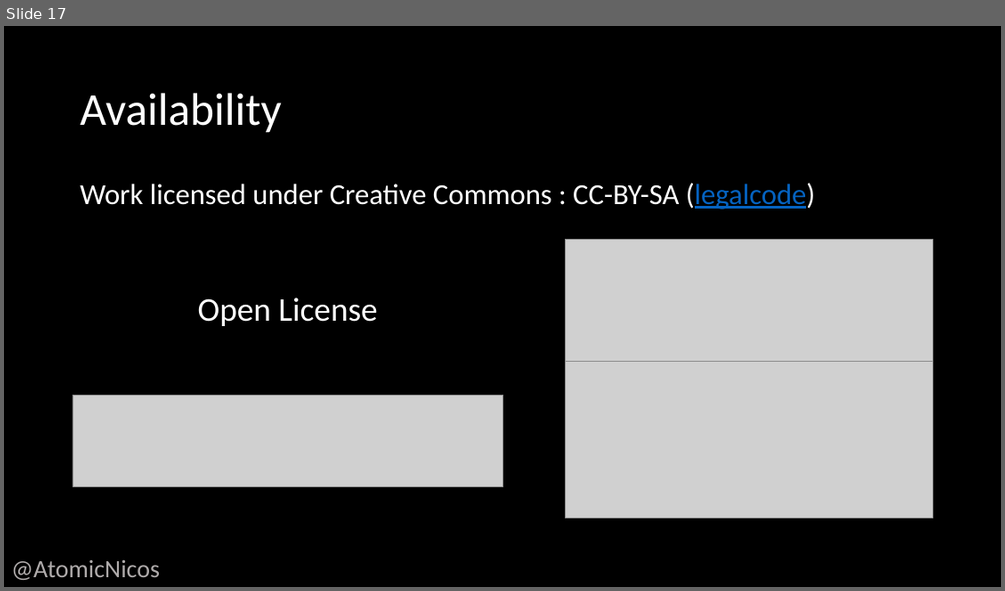
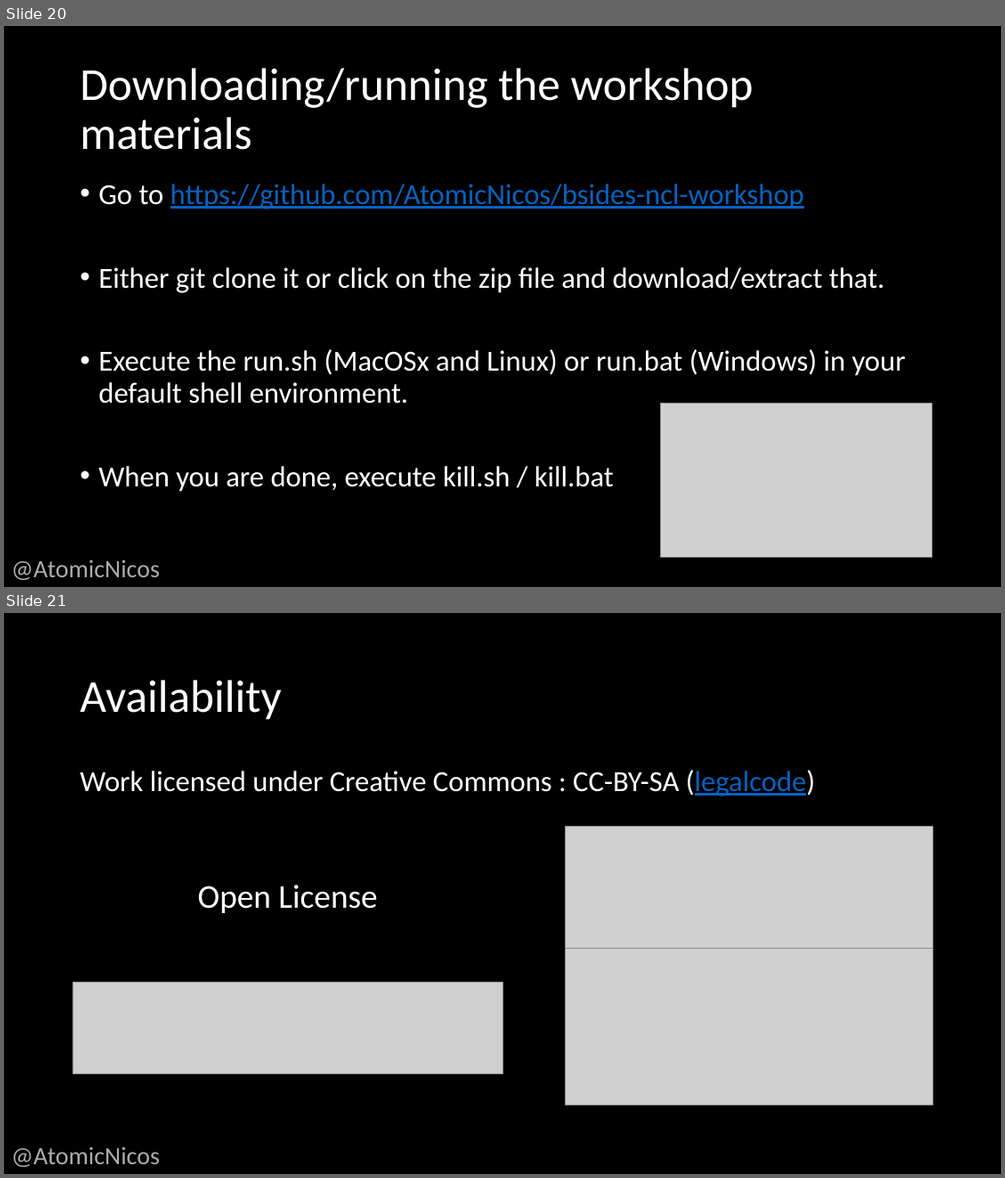
Before and after one commit to AtomicMaya/talks, a slide deck: nicolas-boeckh@bsides-ncl-workshop.pptx. Shown one above the other, each under a label of ours: slide 17 before the commit, slides 20 and 21 after it. The pictures are 1005x591 and 1005x1178 pixels, drawn with LibreOffice and Linux fonts; fonts in the diff are those of the drawing; grey boxes stand for pictures. Boxes give left, top, right and bottom in pixels: in the first picture for what was removed or moved away, otherwise in the second. Text is boxed around its words. In the diff, an @@ line names an element or a change of style, - is before the commit and + after.

```diff
--- a/nicolas-boeckh@bsides-ncl-workshop.pptx
+++ b/nicolas-boeckh@bsides-ncl-workshop.pptx
@@ slide 20 added at (4,26,1001,587), background #000000 @@
@@ title added at (80,68,753,150), 44 pt, text #FFFFFF @@
+Downloading/running the workshop materials
@@ text added at (98,184,906,491), 28 pt, text #FFFFFF @@
+• Go to https://github.com/AtomicNicos/bsides-ncl-workshop
+• Either git clone it or click on the zip file and download/extract that.
+• Execute the run.sh (MacOSx and Linux) or run.bat (Windows) in your default shell environment.
+• When you are done, execute kill.sh / kill.bat
@@ picture added at (661,403,932,557) @@
@@ text added at (11,560,160,580), 24 pt, text #AFABAB @@
+@AtomicNicos
@@ what was slide 17 is now slide 21 @@
```
Also in this commit, not shown: 14 slides changed, 3 other slides added, 8 other files.
